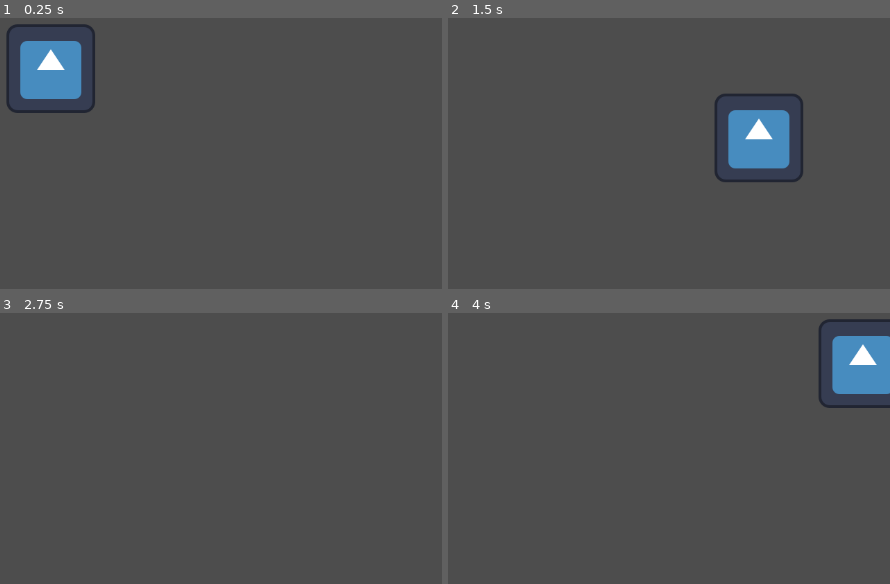
Above: before the commit, frames 1-4 (two rows, left to right).
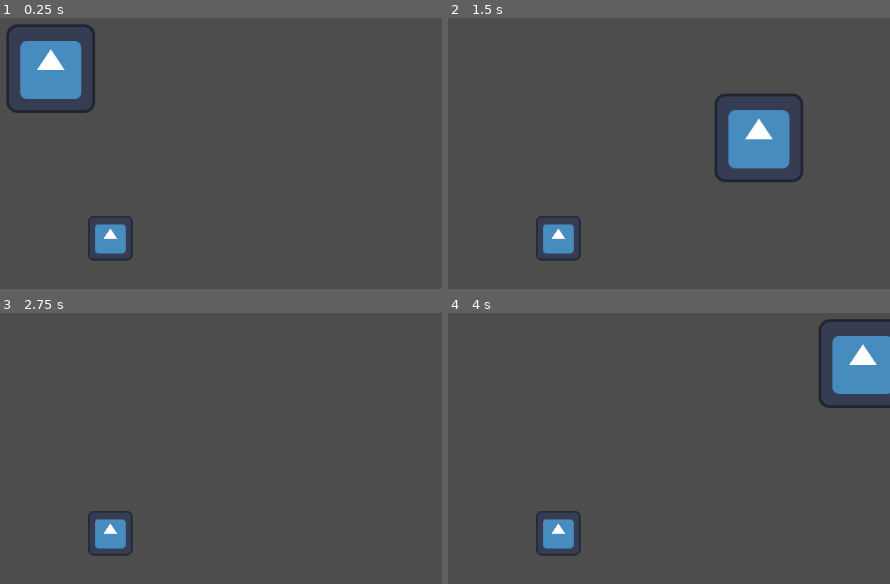
Above: after the commit, the same moments.

Repository: Izamu69/halloween-game
Game: Godot game, scene res://scenes/game.tscn
Two runs of this game, one before a commit and one after it. Both use one fixed random seed, a clock stepped at 60 frames per second and the inputs below. The engine's default icon, where the game draws it, is replaced by a stand-in: a white triangle on a blue panel in a dark square.
Inputs:
- Up to frame 1 (0.25 s): no input
- Up to frame 2 (1.5 s): tap Enter at 0.5 s; hold D (right) 0.53-1.28 s; hold S (down) from 1.28 s (still down)
- Up to frame 3 (2.75 s): release S (down) at 2.03 s; hold D (right) from 2.03 s (still down)
- Up to frame 4 (4 s): tap Space at 2.75 s; release D (right) at 2.78 s; hold W (up) 2.78-3.53 s; tap Enter at 3.5 s; hold A (left) from 3.53 s (still down)

The runs differ from the first frame. In frame 1, 1.1% of the frame differs, in the area x 19-31%, y 73-90%; in frame 2, 1.1%; in frame 3, 1.1%; in frame 4, 1.1%.

Commit message:
Pumpkin spawner added

Diff:
--- a/halloween-game/scenes/game.tscn
+++ b/halloween-game/scenes/game.tscn
@@ -1,10 +1,27 @@
-[gd_scene load_steps=2 format=3 uid="uid://civwld5mdkc2m"]
+[gd_scene load_steps=5 format=3 uid="uid://civwld5mdkc2m"]
 
+[ext_resource type="Script" uid="uid://4y2vu8582cts" path="res://scripts/game_manager.gd" id="1_lnu2h"]
 [ext_resource type="PackedScene" uid="uid://dw7ogsi5omdjk" path="res://scenes/player.tscn" id="1_uwrxv"]
+[ext_resource type="PackedScene" uid="uid://di8owuwh4254c" path="res://scenes/pumpkin.tscn" id="2_yqjtg"]
+
+[sub_resource type="Curve2D" id="Curve2D_yqjtg"]
+_data = {
+"points": PackedVector2Array(0, 0, 0, 0, -463, -261, 0, 0, 0, 0, 445, -248, 0, 0, 0, 0, 448, 251, 0, 0, 0, 0, -468, 250, 0, 0, 0, 0, -463, -261, 0, 0, 0, 0, 311, 158, 0, 0, 0, 0, 292, -142, 0, 0, 0, 0, 147, -126, 0, 0, 0, 0, -336, 158, 0, 0, 0, 0, -463, -261)
+}
+point_count = 10
 
 [node name="game" type="Node2D"]
+script = ExtResource("1_lnu2h")
+pumpkin_scene = ExtResource("2_yqjtg")
 
 [node name="Camera2D" type="Camera2D" parent="."]
 
 [node name="player" parent="." instance=ExtResource("1_uwrxv")]
 position = Vector2(12, 6)
+
+[node name="Path2D" type="Path2D" parent="."]
+curve = SubResource("Curve2D_yqjtg")
+
+[node name="PathFollow2D" type="PathFollow2D" parent="Path2D"]
+position = Vector2(-463, -261)
+rotation = 0.014316203
--- a/halloween-game/scenes/player.tscn
+++ b/halloween-game/scenes/player.tscn
@@ -18,6 +18,7 @@
 size = Vector2(128, 128)
 
 [node name="player" type="CharacterBody2D"]
+z_index = 1
 script = ExtResource("1_g2els")
 
 [node name="AnimatedSprite2D" type="AnimatedSprite2D" parent="."]
--- /dev/null
+++ b/halloween-game/scenes/pumpkin.tscn
@@ -0,0 +1,32 @@
+[gd_scene load_steps=5 format=3 uid="uid://di8owuwh4254c"]
+
+[ext_resource type="Script" uid="uid://ciqvhg5qbotqg" path="res://scripts/pumpkin.gd" id="1_ch6vm"]
+[ext_resource type="Texture2D" uid="uid://drrbni6cq5dsf" path="res://icon.svg" id="1_qdl88"]
+
+[sub_resource type="SpriteFrames" id="SpriteFrames_qdl88"]
+animations = [{
+"frames": [{
+"duration": 1.0,
+"texture": ExtResource("1_qdl88")
+}],
+"loop": true,
+"name": &"default",
+"speed": 5.0
+}]
+
+[sub_resource type="RectangleShape2D" id="RectangleShape2D_ch6vm"]
+size = Vector2(128, 128)
+
+[node name="pumpkin" type="StaticBody2D"]
+scale = Vector2(0.5, 0.5)
+script = ExtResource("1_ch6vm")
+
+[node name="AnimatedSprite2D" type="AnimatedSprite2D" parent="."]
+sprite_frames = SubResource("SpriteFrames_qdl88")
+
+[node name="Area2D" type="Area2D" parent="."]
+
+[node name="CollisionShape2D" type="CollisionShape2D" parent="Area2D"]
+shape = SubResource("RectangleShape2D_ch6vm")
+
+[connection signal="body_entered" from="Area2D" to="." method="_on_area_2d_body_entered"]
--- /dev/null
+++ b/halloween-game/scripts/game_manager.gd
@@ -0,0 +1,13 @@
+extends Node2D
+
+@export var pumpkin_scene: PackedScene
+
+func _ready() -> void:
+	var pumpkin = pumpkin_scene.instantiate()
+
+	var pumpkin_spawn_location = $Path2D/PathFollow2D
+	pumpkin_spawn_location.progress_ratio = randf()
+
+	pumpkin.position = pumpkin_spawn_location.position
+
+	add_child(pumpkin)
--- /dev/null
+++ b/halloween-game/scripts/pumpkin.gd
@@ -0,0 +1,4 @@
+extends StaticBody2D
+
+func _on_area_2d_body_entered(_body: Node2D) -> void:
+	queue_free()
Not shown, added: halloween-game/scripts/game_manager.gd.uid
Not shown, added: halloween-game/scripts/pumpkin.gd.uid
